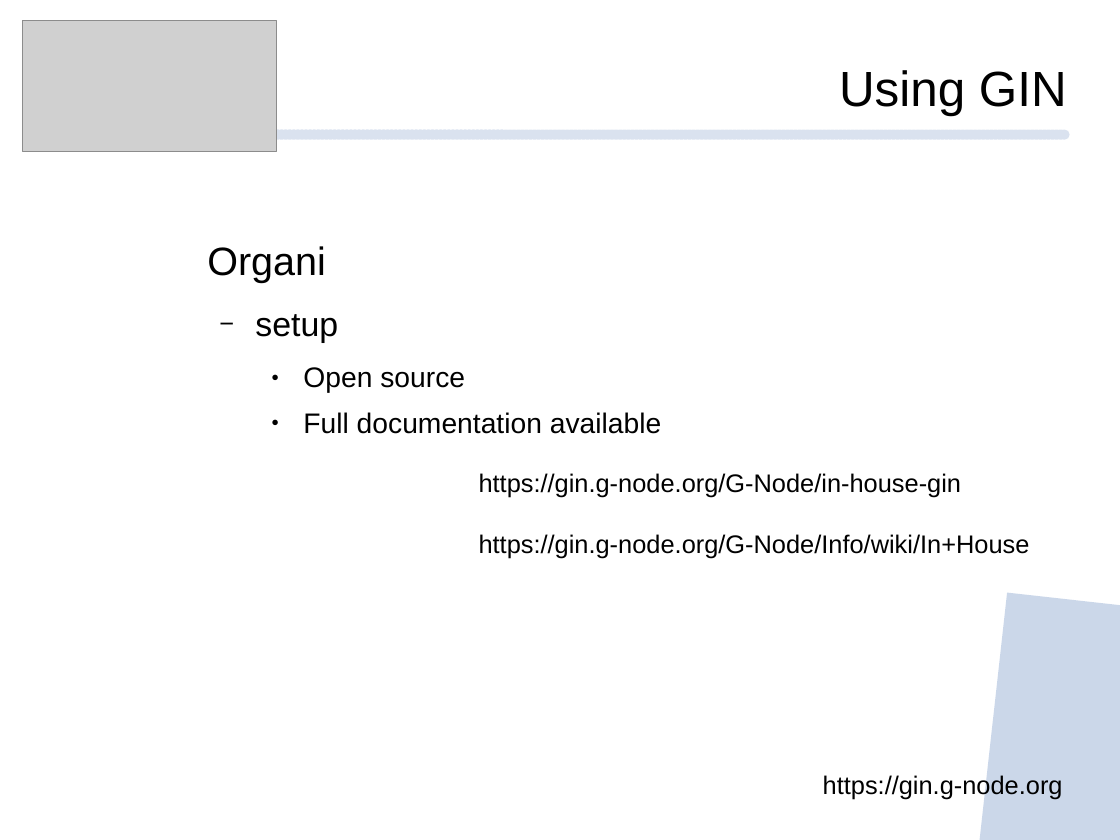
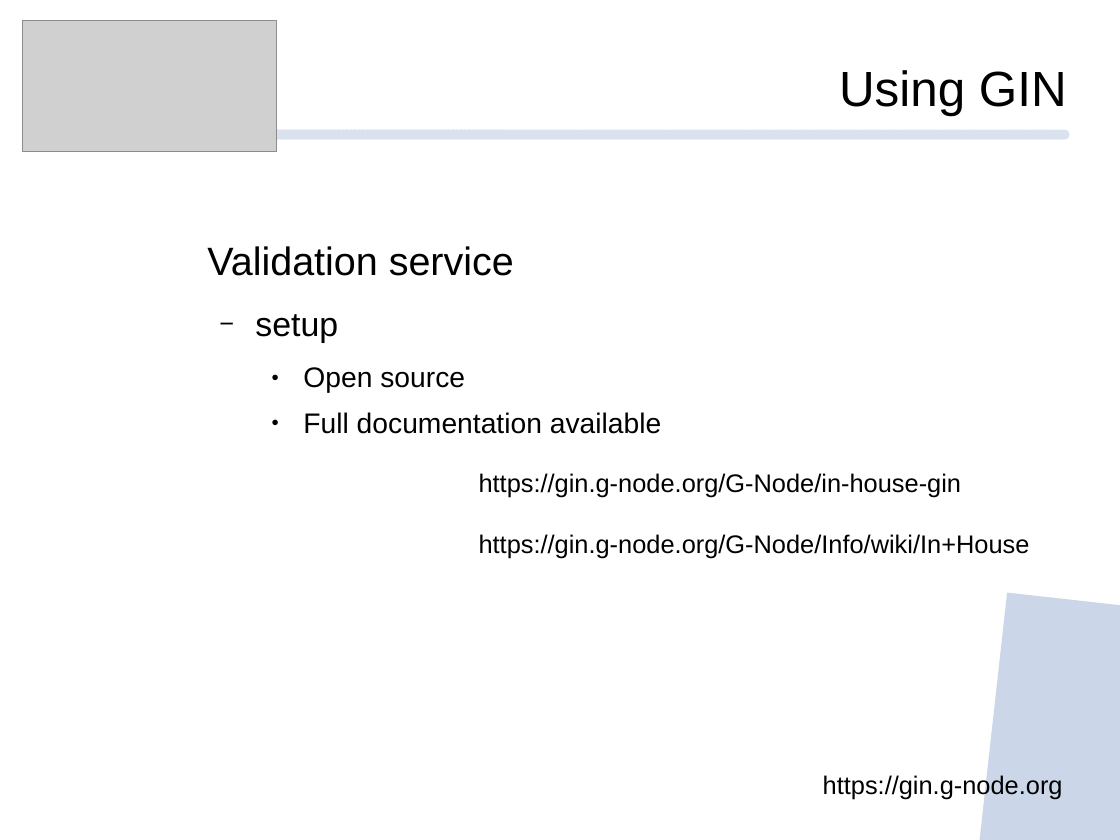
Before and after one commit to mpsonntag/prespost, a slide deck: slide 13 of 202209_INCF_online/202209_INCF_Online_GIN.odp (slide 10 before the commit). Drawn at 1120x840 pixels with LibreOffice and Linux fonts; fonts in the diff are those of the drawing; grey boxes stand for pictures; background and template pictures are left out. Boxes give left, top, right and bottom in pixels: in the first picture for what was removed or moved away, otherwise in the second. Text is boxed around its words. In the diff, an @@ line names an element or a change of style, - is before the commit and + after.

```diff
--- a/202209_INCF_online/202209_INCF_Online_GIN.odp
+++ b/202209_INCF_online/202209_INCF_Online_GIN.odp
@@ text at [207, 246, 514, 276]: text changed @@
-Organi
+Validation service
```
Also in this commit, not shown: 3 slides added.
